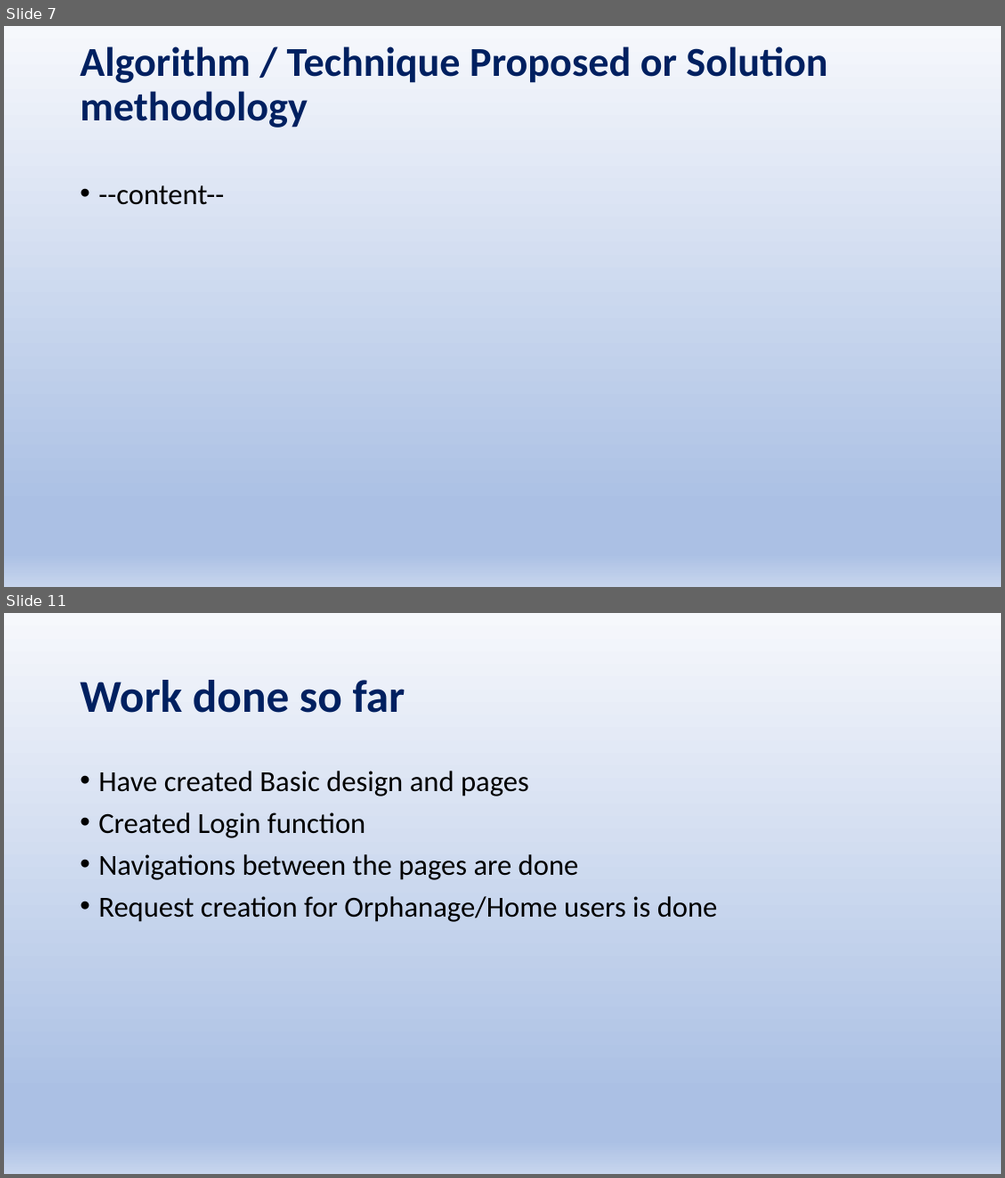
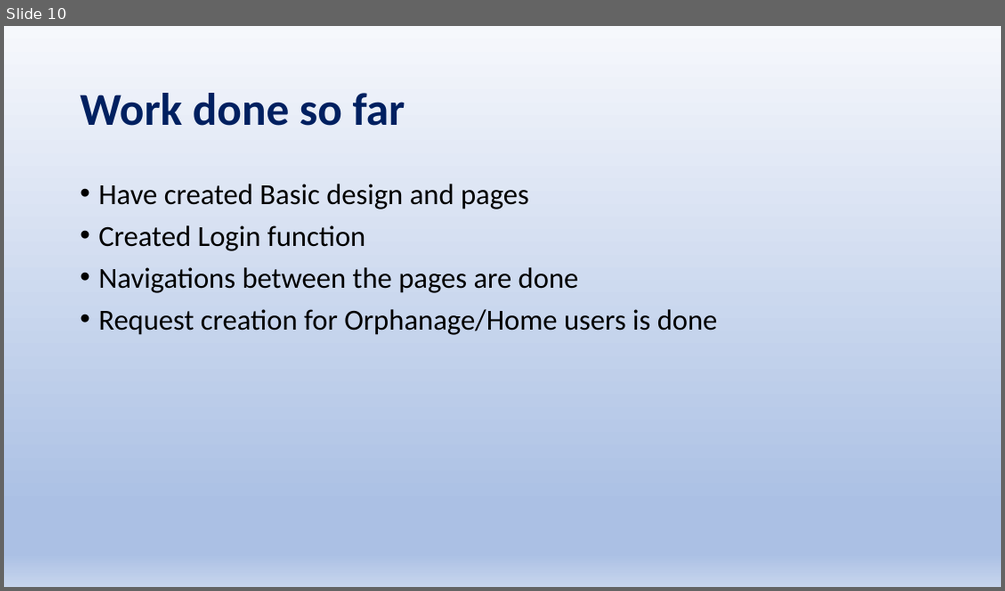
Before and after one commit to Sriram-V-99/MCA-Project-, a slide deck: FoodBridge.pptx. Shown one above the other, each under a label of ours: slides 7 and 11 before the commit, slide 10 after it; the slides between them are not shown. The pictures are 1005x1178 and 1005x591 pixels, drawn with LibreOffice and Linux fonts; fonts in the diff are those of the drawing. Boxes give left, top, right and bottom in pixels: in the first picture for what was removed or moved away, otherwise in the second. Text is boxed around its words. In the diff, an @@ line names an element or a change of style, - is before the commit and + after.

```diff
--- a/FoodBridge.pptx
+++ b/FoodBridge.pptx
@@ slide 7 removed at bbox=[4, 26, 1001, 587], background gradient #F6F8FC to #ABC0E4 to #C7D5ED @@
@@ title removed at bbox=[80, 46, 827, 127] @@
-Algorithm / Technique Proposed or Solution methodology
@@ text removed at bbox=[98, 185, 224, 205] @@
-• --content--
@@ what was slide 11 is now slide 10 @@
```
Also in this commit, not shown: 5 slides changed, 4 slides added, 7 other slides removed, 2 other files.
